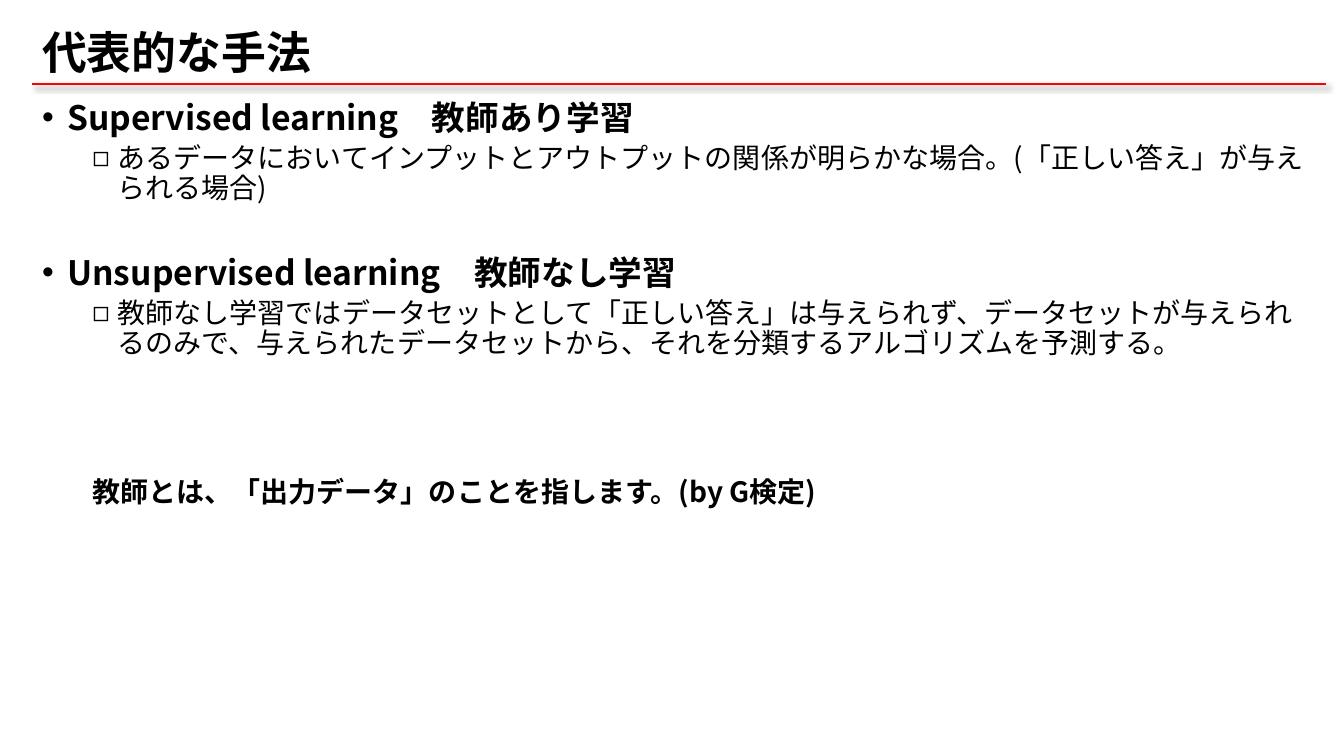
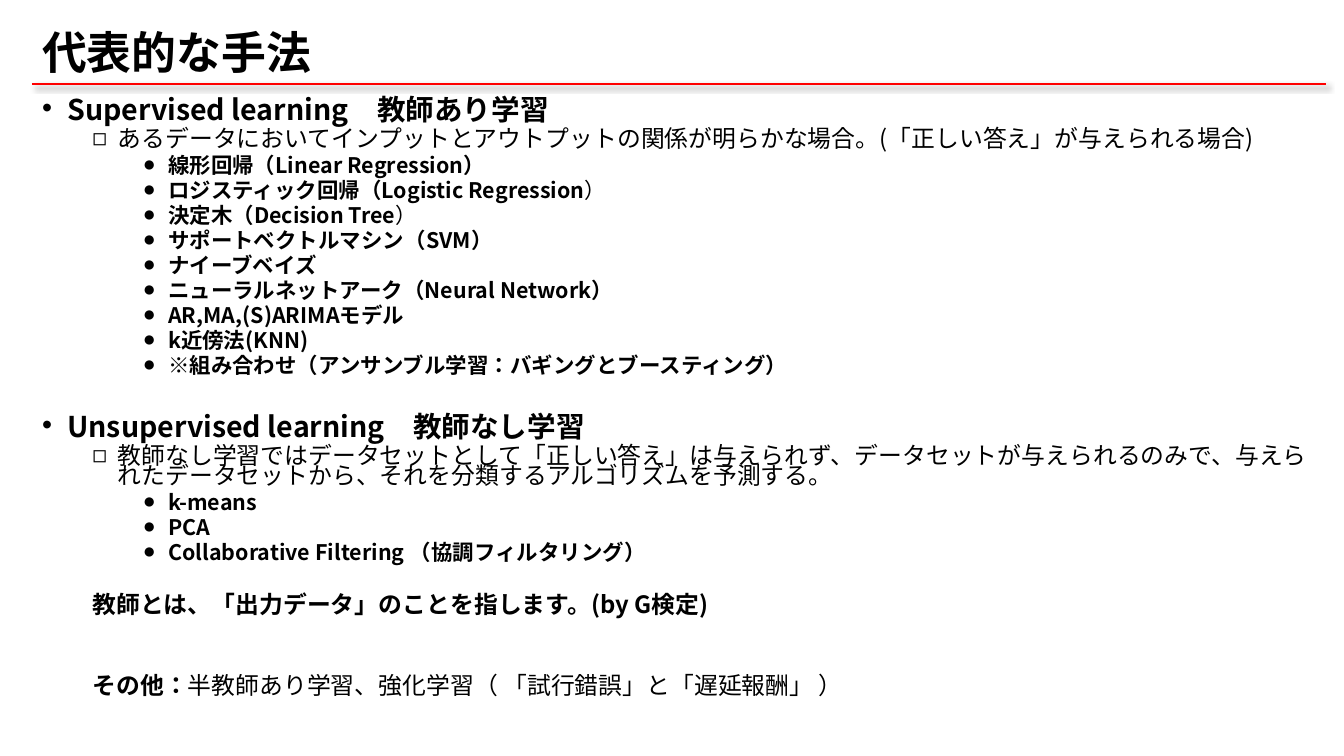
Before and after one commit to qqinxl2015/machine-learning-basic, a slide deck: slide 9 of 00_ML_start.pptx (slide 7 before the commit). Drawn at 1344x756 pixels with LibreOffice and Linux fonts; fonts in the diff are those of the drawing. Boxes give left, top, right and bottom in pixels: in the first picture for what was removed or moved away, otherwise in the second. Text is boxed around its words. In the diff, an @@ line names an element or a change of style, - is before the commit and + after.

```diff
--- a/00_ML_start.pptx
+++ b/00_ML_start.pptx
@@ text at (x1=67, y1=95, x2=1307, y2=619): size 24 to 20.4 pt in "Supervised learning 教師あり学習", "Unsupervised learning 教師なし学習"; size 20 to 17 pt in "あるデータにおいてインプットとアウトプットの関係が明らかな場合。(「正しい答え」が与えられる場合)", "教師なし学習ではデータセットとして「正しい答え」は与えられず、データセットが与えられるのみで、与えられたデータセットから ...", "教師とは、「出力データ」のことを指します。(by G検定)"; line spacing 0.9 to 0.7 @@
@@ text at (x1=168, y1=154, x2=787, y2=375): paragraphs added @@
+    ● 線形回帰（Linear Regression）
+    ● ロジスティック回帰（Logistic Regression）
+    ● 決定木（Decision Tree）
+    ● サポートベクトルマシン（SVM）
+    ● ナイーブベイズ
+    ● ニューラルネットアーク（Neural Network）
+    ● AR,MA,(S)ARIMAモデル
+    ● k近傍法(KNN)
+    ● ※組み合わせ（アンサンブル学習：バギングとブースティング）
@@ text at (x1=168, y1=493, x2=646, y2=566): paragraphs added @@
+    ● k-means
+    ● PCA
+    ● Collaborative Filtering （協調フィルタリング）
@@ text at (x1=92, y1=673, x2=813, y2=696): paragraph added @@
+  その他：半教師あり学習、強化学習（ 「試行錯誤」と「遅延報酬」 ）
```
Also in this commit, not shown: 8 other slides changed, 13 slides added, 1 slide removed, 10 other files.
